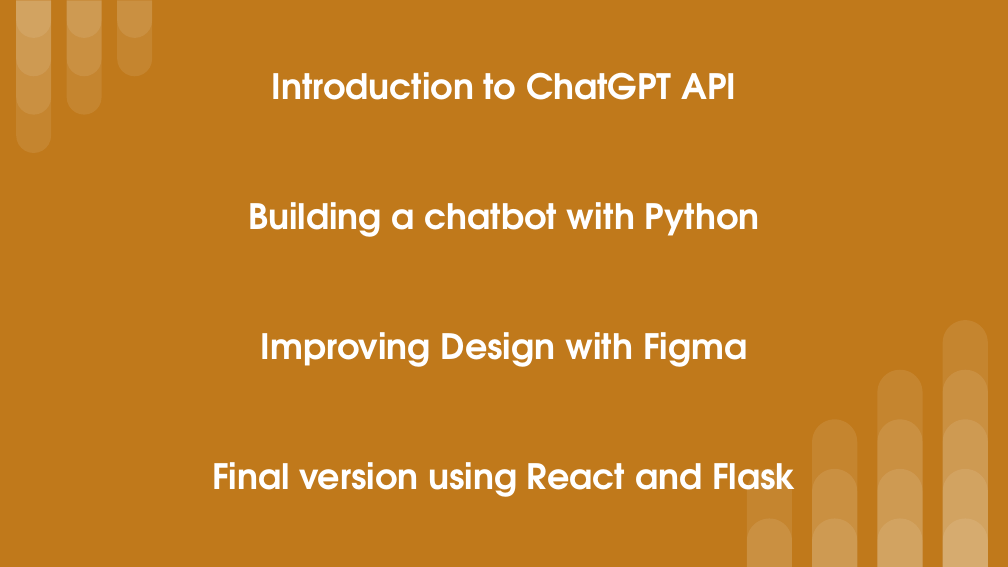
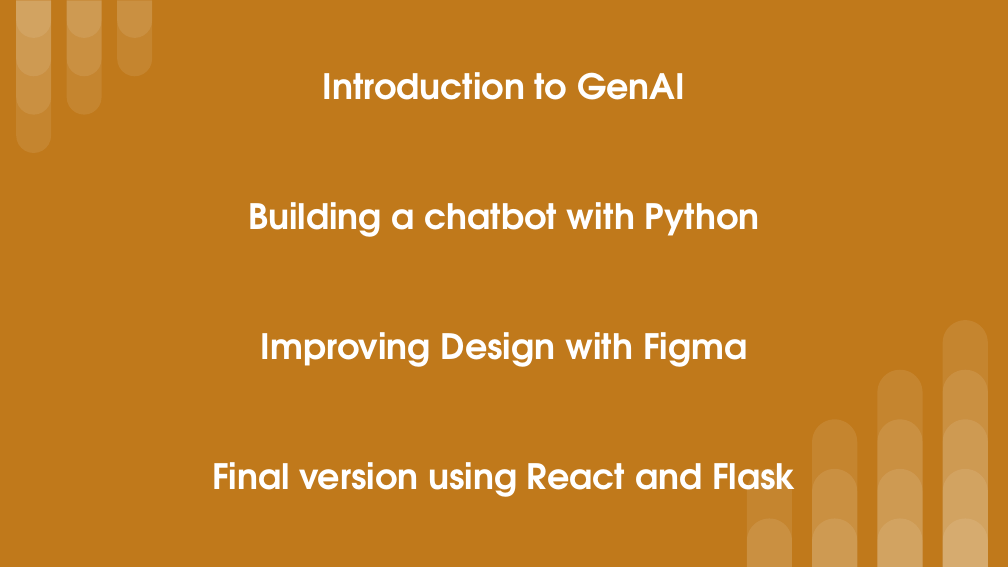
Before and after one commit to aacayanan/chatbot-workshop-mesacs, a slide deck: slide 4 of AI Chatbot Workshop.pptx. Drawn at 1008x567 pixels with LibreOffice and Linux fonts; fonts in the diff are those of the drawing. Boxes give left, top, right and bottom in pixels: in the first picture for what was removed or moved away, otherwise in the second. Text is boxed around its words. In the diff, an @@ line names an element or a change of style, - is before the commit and + after.

```diff
--- a/AI Chatbot Workshop.pptx
+++ b/AI Chatbot Workshop.pptx
@@ text at (322,72,685,100): text changed @@
-Introduction to ChatGPT API
+Introduction to GenAI
```
Also in this commit, not shown: 2 other slides changed, 8 slides added, 3 slides removed.
